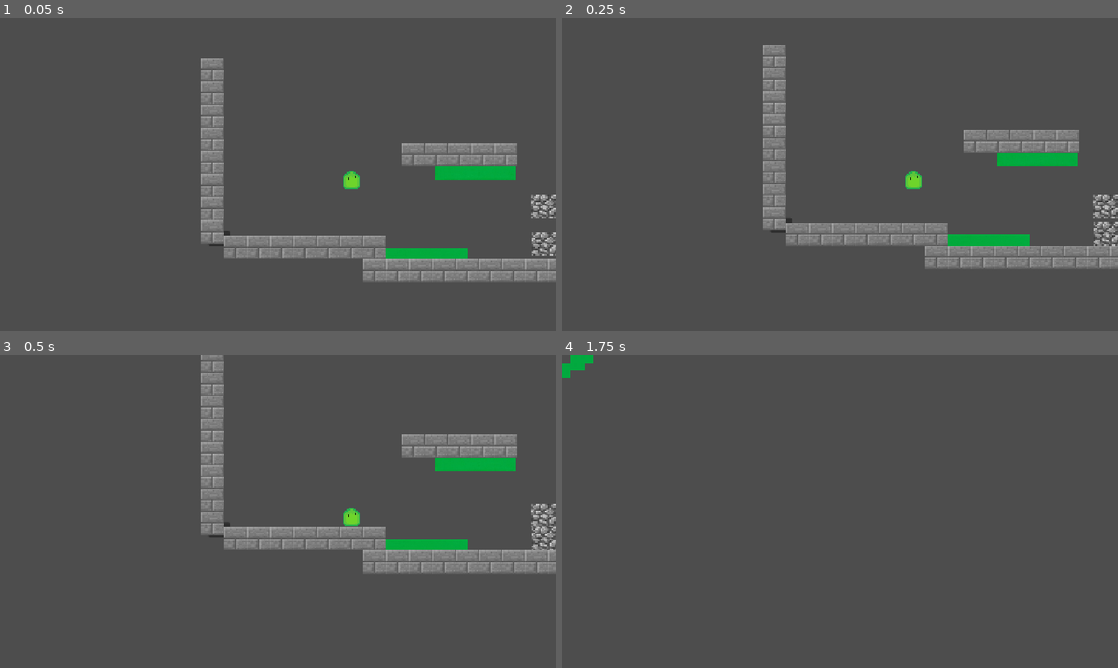
Above: before the commit, frames 1-4 (two rows, left to right).
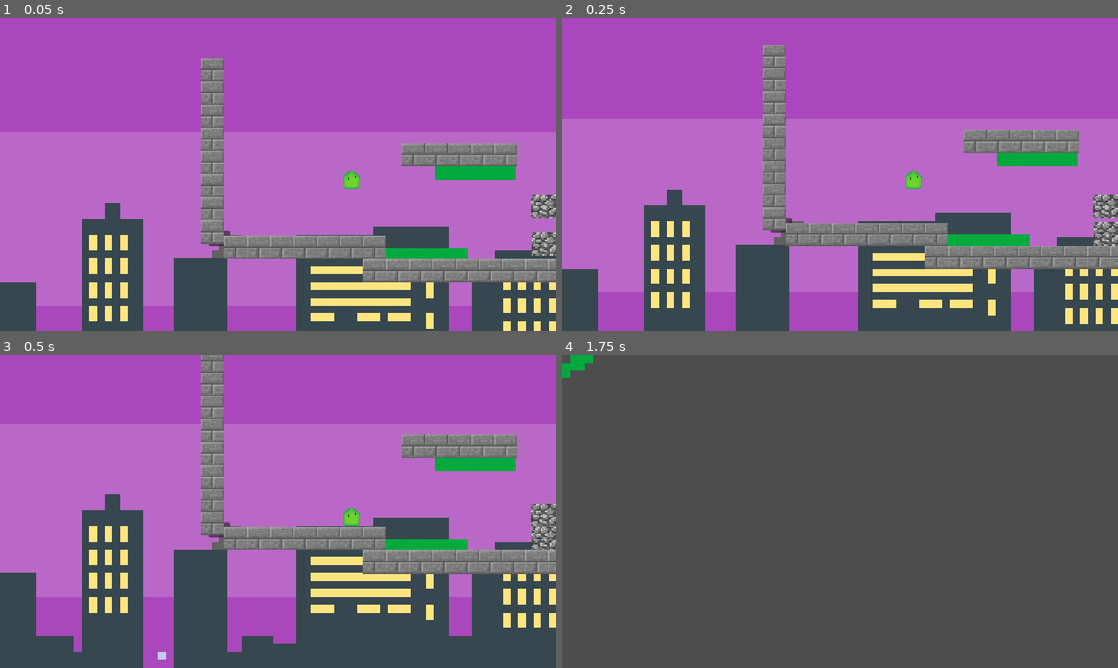
Above: after the commit, the same moments.

Repository: No-ramen/Bounce-back-game-jam
Game: Godot game, scene res://main.tscn
Same seed, same stepped clock (60 frames per second), same inputs: the game is played once before the commit and once after it.
Inputs:
- Up to frame 1 (0.05 s): no input
- Up to frame 2 (0.25 s): no input
- Up to frame 3 (0.5 s): no input
- Up to frame 4 (1.75 s): click "Next" at 0.5 s; tap Enter at 1.25 s

The runs differ from the first frame. In frame 1, 76% of the frame differs, in the area x 0-100%, y 0-100%; in frame 2, 73%; in frame 3, 64%; in frame 4, nothing differs.

Commit message:
Final final

Diff:
--- a/main.tscn
+++ b/main.tscn
@@ -1,5 +1,6 @@
 [gd_scene format=4 uid="uid://bpf2q311yktui"]
 
+[ext_resource type="Texture2D" uid="uid://u78tn0eng4t7" path="res://pixil-frame-0.png" id="1_5vw27"]
 [ext_resource type="Texture2D" uid="uid://poy863li2b5f" path="res://default.png" id="1_7mycd"]
 [ext_resource type="Texture2D" uid="uid://bxq6egxq6kjlm" path="res://looking left.png" id="2_272bh"]
 [ext_resource type="Texture2D" uid="uid://dnkscqd75o4dh" path="res://looking right.png" id="3_5vw27"]
@@ -7,6 +8,7 @@
 [ext_resource type="Texture2D" uid="uid://c0ysh3h7ywk78" path="res://cobblestone.jpg" id="4_1bvp3"]
 [ext_resource type="Texture2D" uid="uid://bm3rm0ujvlo5u" path="res://stonebrick.jpg" id="4_lquwl"]
 [ext_resource type="Texture2D" uid="uid://3vm5fanc55si" path="res://Greeeeen.jpg" id="6_272bh"]
+[ext_resource type="AudioStream" uid="uid://c68v2qawiolf3" path="res://alberto's music.mp3" id="9_kek77"]
 
 [sub_resource type="GDScript" id="GDScript_bfgb6"]
 script/source = "extends Node2D
@@ -24,6 +26,28 @@
 func _on_area_2d_body_exited(body: Node2D) -> void:
 	pass # Replace with function body.
 "
+
+[sub_resource type="GDScript" id="GDScript_piya1"]
+script/source = "extends CharacterBody2D
+
+
+const SPEED = 50.0
+
+
+func _physics_process(delta: float) -> void:
+	# Get the input direction and handle the movement/deceleration.
+	# As good practice, you should replace UI actions with custom gameplay actions.
+	var direction := Input.get_axis(\"ui_left\", \"ui_right\")
+	if direction:
+		velocity.x = direction * SPEED
+	else:
+		velocity.x = move_toward(velocity.x, 0, SPEED)
+
+	move_and_slide()
+"
+
+[sub_resource type="RectangleShape2D" id="RectangleShape2D_bcqfh"]
+size = Vector2(1112, 20)
 
 [sub_resource type="GDScript" id="GDScript_ow6iq"]
 script/source = "extends CharacterBody2D
@@ -214,6 +238,19 @@
 position = Vector2(-125, 20)
 script = SubResource("GDScript_bfgb6")
 
+[node name="CharacterBody2D" type="CharacterBody2D" parent="." unique_id=1531040018]
+position = Vector2(-80, 228)
+script = SubResource("GDScript_piya1")
+
+[node name="Sprite2D" type="Sprite2D" parent="CharacterBody2D" unique_id=660157801]
+position = Vector2(-73, -543)
+scale = Vector2(1.9841669, 2.03875)
+texture = ExtResource("1_5vw27")
+
+[node name="CollisionShape2D" type="CollisionShape2D" parent="CharacterBody2D" unique_id=1433007704]
+position = Vector2(181, 211)
+shape = SubResource("RectangleShape2D_bcqfh")
+
 [node name="thing" type="CharacterBody2D" parent="." unique_id=495156634]
 script = SubResource("GDScript_ow6iq")
 
@@ -338,6 +375,12 @@
 position = Vector2(-46, -2)
 shape = SubResource("RectangleShape2D_leoje")
 
+[node name="AudioStreamPlayer" type="AudioStreamPlayer" parent="." unique_id=208020362]
+stream = ExtResource("9_kek77")
+volume_db = -10.0
+autoplay = true
+parameters/looping = true
+
 [connection signal="pressed" from="Button" to="." method="_on_button_pressed"]
 [connection signal="body_entered" from="BouncePad/Area2D" to="BouncePad/Area2D" method="_on_body_entered"]
 [connection signal="body_entered" from="BouncePad2/Area2D" to="BouncePad2/Area2D" method="_on_body_entered"]
Not shown, added: alberto's music.mp3.import
Binary file added: pixil-frame-0.png
Not shown, added: pixil-frame-0.png.import
Not shown, added: alberto's music.mp3
